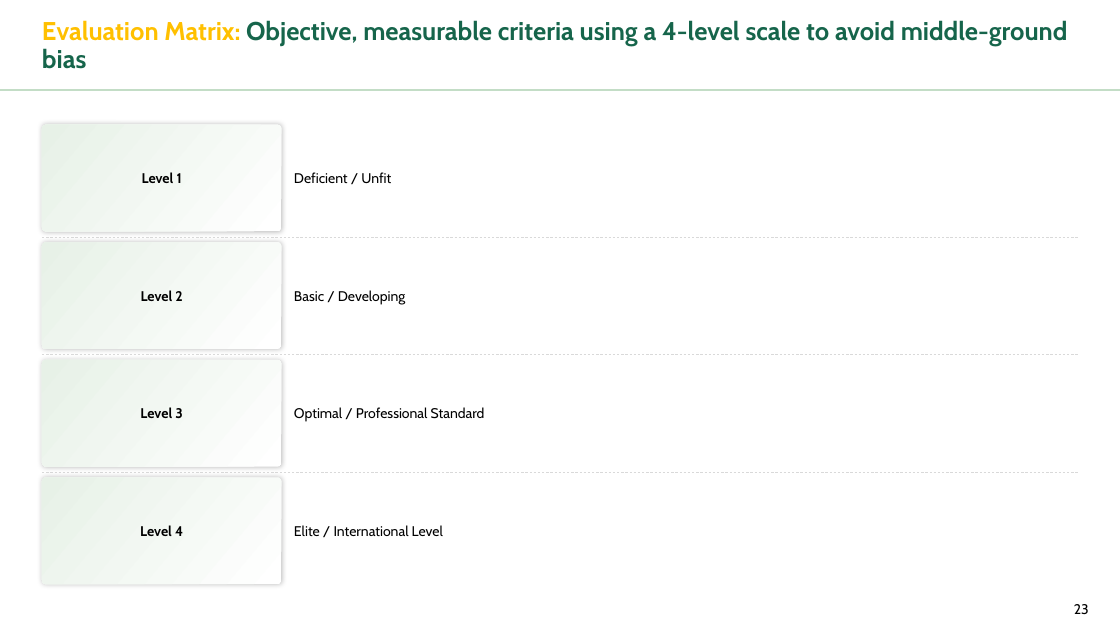
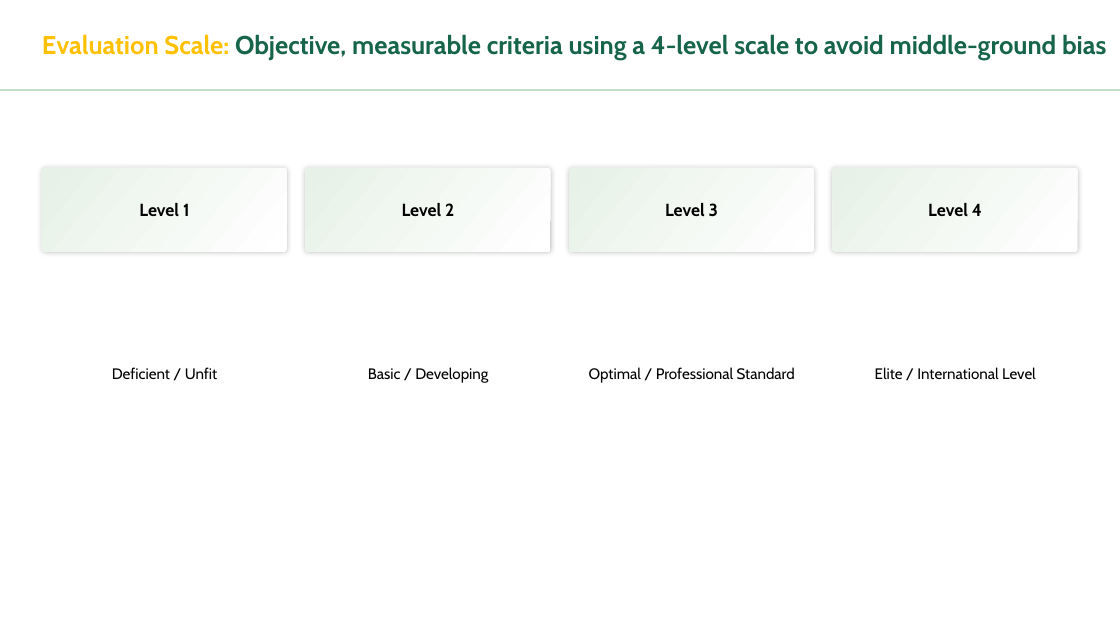
Before and after one commit to meedo5657-rgb/SAFF, a slide deck: slide 23 of Refereeing_Pathway_Presentation.pptx. Drawn at 1120x630 pixels with LibreOffice and Linux fonts; fonts in the diff are those of the drawing. Boxes give left, top, right and bottom in pixels: in the first picture for what was removed or moved away, otherwise in the second. Text is boxed around its words. In the diff, an @@ line names an element or a change of style, - is before the commit and + after.

```diff
--- a/Refereeing_Pathway_Presentation.pptx
+++ b/Refereeing_Pathway_Presentation.pptx
@@ text at (42,34,1106,60): text changed @@
-Evaluation Matrix: Objective, measurable criteria using a 4-level scale to avoid middle-ground bias
+Evaluation Scale: Objective, measurable criteria using a 4-level scale to avoid middle-ground bias
@@ rounded rectangle "Level 1": place and size @@
-rounded rectangle "Level 1" at (42,125,281,232)
+rounded rectangle "Level 1" at (42,168,287,252)
@@ rounded rectangle "Level 2": place and size @@
-rounded rectangle "Level 2" at (42,242,281,349)
+rounded rectangle "Level 2" at (306,168,551,252)
@@ rounded rectangle "Level 3": place and size @@
-rounded rectangle "Level 3" at (42,360,281,467)
+rounded rectangle "Level 3" at (570,168,815,252)
@@ size 12 to 15 pt in 4 elements at (42,168,287,252), (306,168,551,252), (570,168,815,252), (833,168,1078,252) @@
@@ rounded rectangle "Level 4": place and size @@
-rounded rectangle "Level 4" at (42,477,281,584)
+rounded rectangle "Level 4" at (833,168,1078,252)
@@ line removed from (42, 237) to (1080, 237) @@
@@ size 12 to 13 pt; alignment left to centre in 4 elements at (589,367,795,383), (368,367,488,383), (875,367,1036,379), (112,367,217,379) @@
@@ text "Deficient / Unfit": place and size @@
-text "Deficient / Unfit" at (294,172,391,183)
+text "Deficient / Unfit" at (112,367,217,379)
@@ text "Basic / Developing": place and size @@
-text "Basic / Developing" at (294,290,406,305)
+text "Basic / Developing" at (368,367,488,383)
@@ text "Optimal / Professional Standard": place and size @@
-text "Optimal / Professional Standard" at (294,407,485,422)
+text "Optimal / Professional Standard" at (589,367,795,383)
@@ text "Elite / International Level": place and size @@
-text "Elite / International Level" at (294,525,443,536)
+text "Elite / International Level" at (875,367,1036,379)
@@ line removed from (42, 355) to (1080, 355) @@
@@ line removed from (42, 472) to (1080, 472) @@
@@ page number removed at (1074,604,1089,614) @@
-23
```
Also in this commit, not shown: 30 other slides changed.
